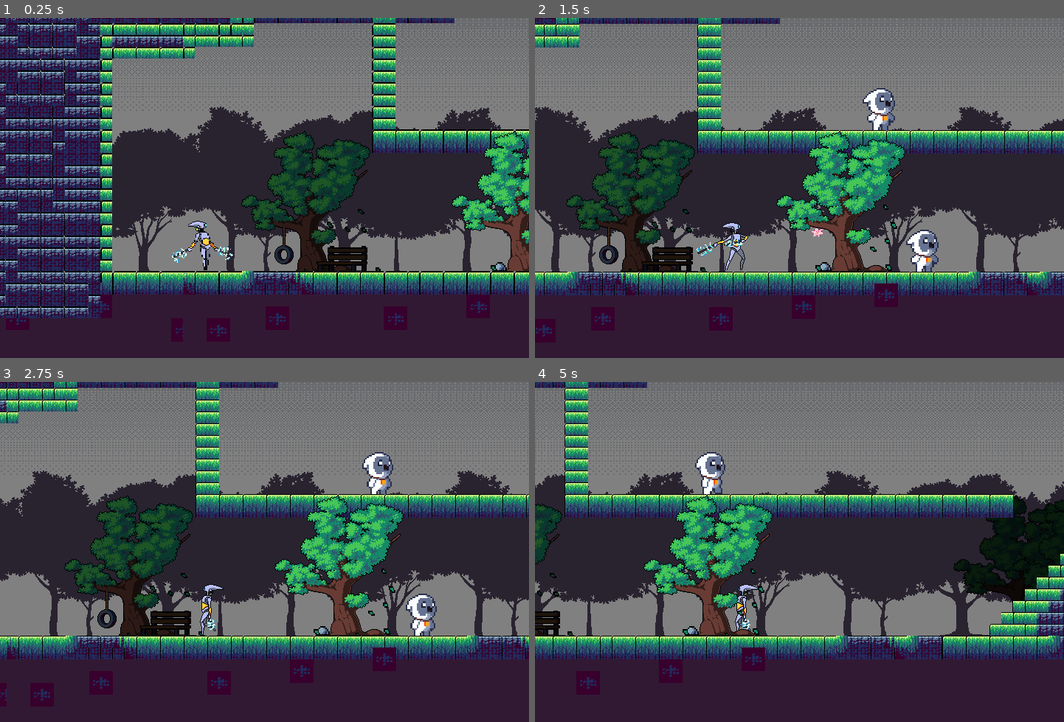
Above: before the commit, frames 1-4 (two rows, left to right).
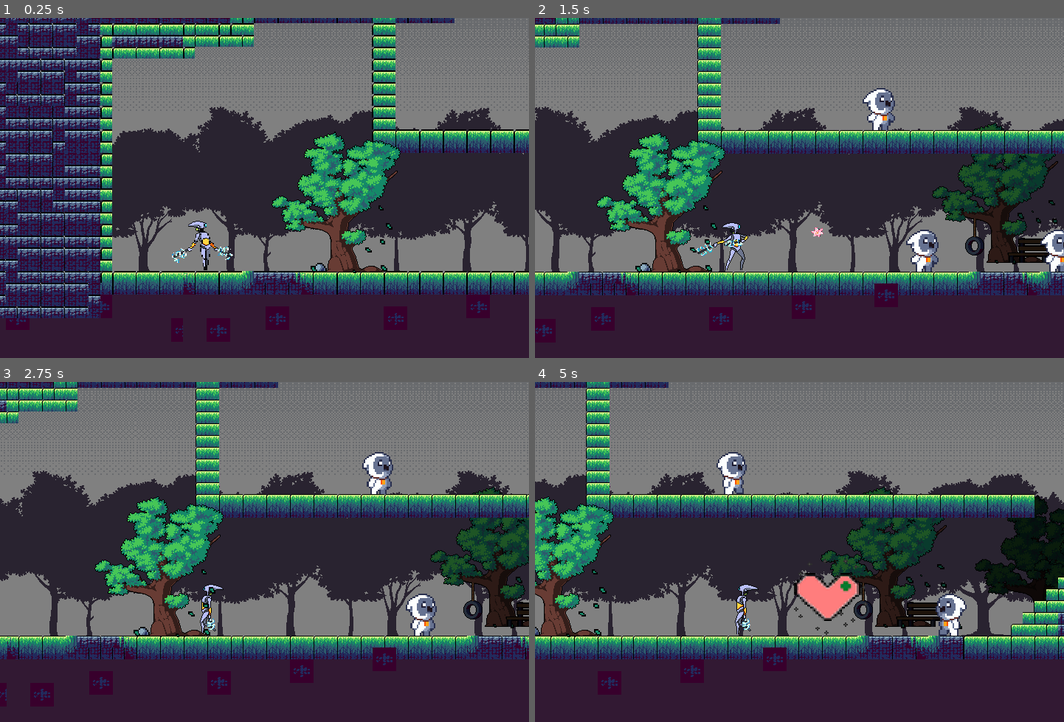
Above: after the commit, the same moments.

Repository: Elkhen-sketch/Shooter
Game: Godot game, scene res://Test _level/level.tscn
Same seed, same stepped clock (60 frames per second), same inputs: the game is played once before the commit and once after it. This scene is started directly instead of the project's main scene.
Inputs:
- Up to frame 1 (0.25 s): no input
- Up to frame 2 (1.5 s): hold D (move_right) from 0.53 s (still down); tap S (shoot) at 0.6, 1.35 s; tap Space (Jump) at 0.77 s
- Up to frame 3 (2.75 s): tap Space (Jump) at 1.52 s; release D (move_right) at 2.03 s; hold A (move_left) from 2.03 s (still down); tap S (shoot) at 2.1 s
- Up to frame 4 (5 s): release A (move_left) at 2.78 s; hold D (move_right) 2.78-4.28 s; tap S (shoot) at 2.85, 3.6, 4.35 s; tap Space (Jump) at 3.02, 3.77, 4.52 s; hold A (move_left) from 4.28 s (still down)

The runs differ from the first frame. In frame 1, 9.9% of the frame differs, in the area x 45-100%, y 33-76%; in frame 2, 16%; in frame 3, 15%; in frame 4, 32%, in the area x 0-100%, y 0-92%.

Commit message:
added more love effects

Diff:
--- a/Enemies/enemy_death_effect.tscn
+++ b/Enemies/enemy_death_effect.tscn
@@ -47,9 +47,15 @@
 "texture": SubResource("AtlasTexture_u1y7o")
 }, {
 "duration": 1.0,
-"texture": null
+"texture": SubResource("AtlasTexture_u1y7o")
+}, {
+"duration": 1.0,
+"texture": SubResource("AtlasTexture_u1y7o")
+}, {
+"duration": 1.0,
+"texture": SubResource("AtlasTexture_u1y7o")
 }],
-"loop": false,
+"loop": true,
 "name": &"enemy_death",
 "speed": 12.0
 }]
--- a/Test _level/level.tscn
+++ b/Test _level/level.tscn
@@ -838,7 +838,7 @@
 sources/8 = SubResource("TileSetAtlasSource_8d8lx")
 sources/9 = SubResource("TileSetAtlasSource_tro81")
 
-[node name="Test_level" instance=ExtResource("1_cygoe")]
+[node name="Demo" instance=ExtResource("1_cygoe")]
 position = Vector2(28, -46)
 
 [node name="ParallaxBackground" type="ParallaxBackground" parent="." index="0"]
@@ -953,6 +953,45 @@
 [node name="Point2" type="Marker2D" parent="Enemyvam/Enemyvam/Enemyvam/PatrolPoints" index="1"]
 position = Vector2(130, 8)
 
+[node name="Enemyvam" parent="Enemyvam/Enemyvam/Enemyvam" index="5" node_paths=PackedStringArray("patrol_points") instance=ExtResource("2_k76ep")]
+position = Vector2(992, 669)
+patrol_points = NodePath("PatrolPoints")
+wait_time = 0
+
+[node name="PatrolPoints" type="Node2D" parent="Enemyvam/Enemyvam/Enemyvam/Enemyvam" index="2"]
+
+[node name="Point1" type="Marker2D" parent="Enemyvam/Enemyvam/Enemyvam/Enemyvam/PatrolPoints" index="0"]
+position = Vector2(-116, 10)
+
+[node name="Point2" type="Marker2D" parent="Enemyvam/Enemyvam/Enemyvam/Enemyvam/PatrolPoints" index="1"]
+position = Vector2(130, 8)
+
+[node name="Enemyvam2" parent="Enemyvam/Enemyvam" index="6" node_paths=PackedStringArray("patrol_points") instance=ExtResource("2_k76ep")]
+position = Vector2(-467, -1)
+patrol_points = NodePath("PatrolPoints")
+wait_time = 0
+
+[node name="PatrolPoints" type="Node2D" parent="Enemyvam/Enemyvam/Enemyvam2" index="2"]
+
+[node name="Point1" type="Marker2D" parent="Enemyvam/Enemyvam/Enemyvam2/PatrolPoints" index="0"]
+position = Vector2(-116, 10)
+
+[node name="Point2" type="Marker2D" parent="Enemyvam/Enemyvam/Enemyvam2/PatrolPoints" index="1"]
+position = Vector2(130, 8)
+
+[node name="Enemyvam" parent="Enemyvam/Enemyvam/Enemyvam2" index="5" node_paths=PackedStringArray("patrol_points") instance=ExtResource("2_k76ep")]
+position = Vector2(612, -359)
+patrol_points = NodePath("PatrolPoints")
+wait_time = 0
+
+[node name="PatrolPoints" type="Node2D" parent="Enemyvam/Enemyvam/Enemyvam2/Enemyvam" index="2"]
+
+[node name="Point1" type="Marker2D" parent="Enemyvam/Enemyvam/Enemyvam2/Enemyvam/PatrolPoints" index="0"]
+position = Vector2(-116, 10)
+
+[node name="Point2" type="Marker2D" parent="Enemyvam/Enemyvam/Enemyvam2/Enemyvam/PatrolPoints" index="1"]
+position = Vector2(130, 8)
+
 [node name="Enemyvam4" parent="." index="4" node_paths=PackedStringArray("patrol_points") instance=ExtResource("2_k76ep")]
 position = Vector2(488, -217)
 patrol_points = NodePath("PatrolPoints")
@@ -977,6 +1016,19 @@
 position = Vector2(-141, 5)
 
 [node name="Point2" type="Marker2D" parent="Enemyvam3/PatrolPoints" index="1"]
+position = Vector2(134, 4)
+
+[node name="Enemyvam3" parent="Enemyvam3" index="5" node_paths=PackedStringArray("patrol_points") instance=ExtResource("2_k76ep")]
+position = Vector2(13, 871)
+patrol_points = NodePath("PatrolPoints")
+wait_time = 1
+
+[node name="PatrolPoints" type="Node2D" parent="Enemyvam3/Enemyvam3" index="2"]
+
+[node name="Point1" type="Marker2D" parent="Enemyvam3/Enemyvam3/PatrolPoints" index="0"]
+position = Vector2(-141, 5)
+
+[node name="Point2" type="Marker2D" parent="Enemyvam3/Enemyvam3/PatrolPoints" index="1"]
 position = Vector2(134, 4)
 
 [node name="Enemyvam5" parent="." index="6" node_paths=PackedStringArray("patrol_points") instance=ExtResource("2_k76ep")]
@@ -1013,7 +1065,7 @@
 visibility_layer = 2
 z_index = -1
 z_as_relative = false
-position = Vector2(150, -111)
+position = Vector2(646, -123)
 texture = ExtResource("2_3s57f")
 
 [node name="6" type="Sprite2D" parent="Tree4" index="0"]
@@ -1063,7 +1115,7 @@
 
 [node name="Tree3" type="Sprite2D" parent="." index="9"]
 z_index = 2
-position = Vector2(435, -111)
+position = Vector2(191, -110)
 texture = ExtResource("8_ib474")
 
 [node name="1" type="Sprite2D" parent="Tree3" index="0"]
